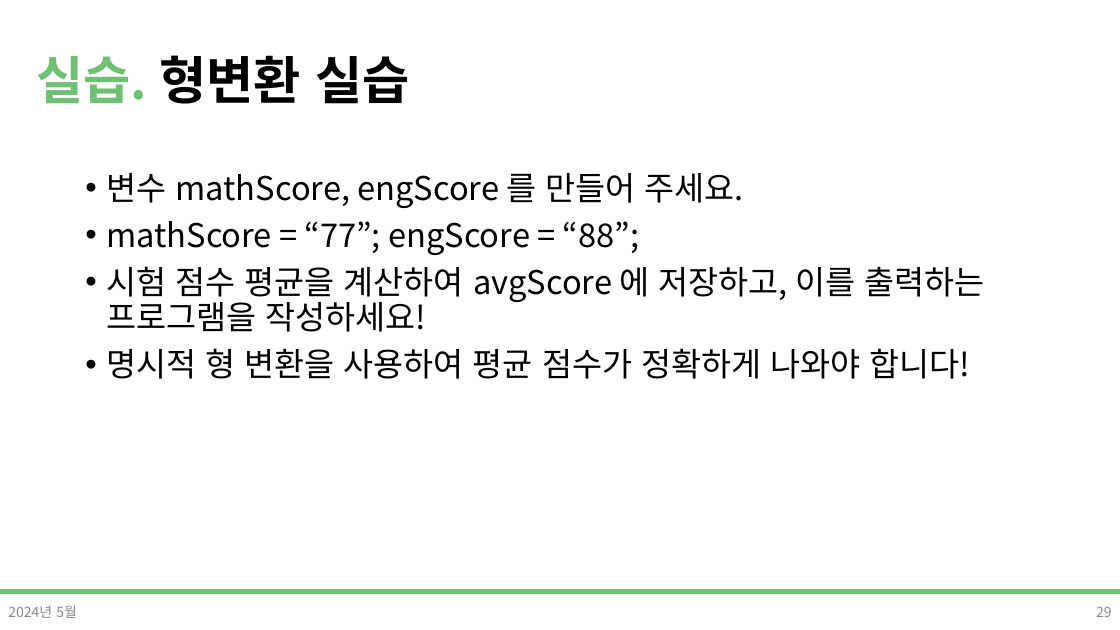
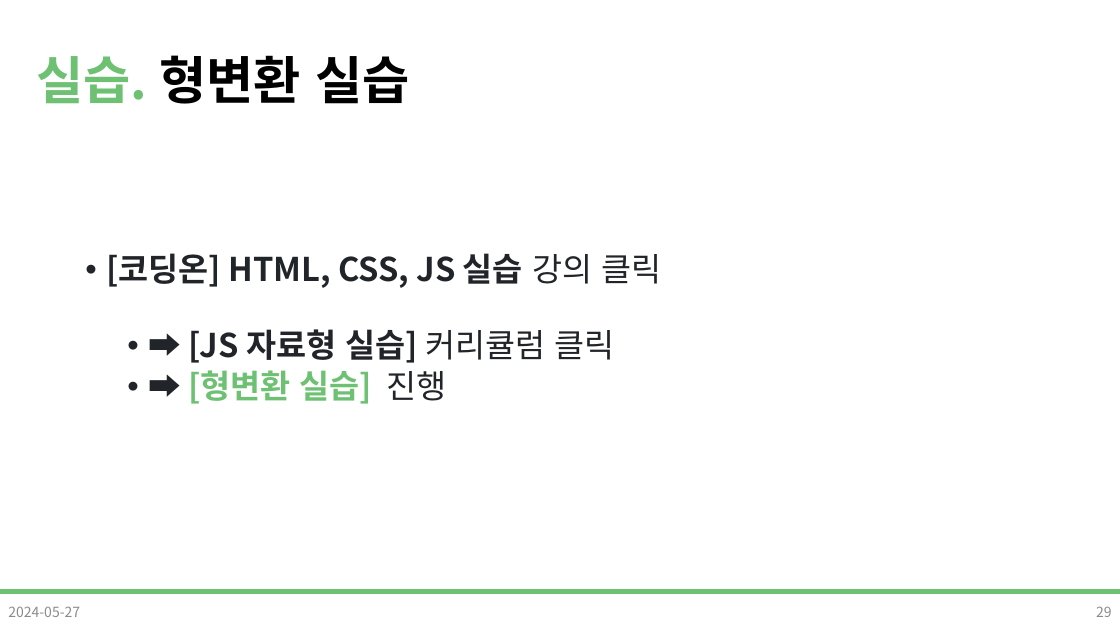
Before and after one commit to DevDamon0527/SeSAC_Yeongdeungpo_Campus_6th, a slide deck: slide 29 of material/[SeSAC_YDP_6] 04_2_Javascript.pptx. Drawn at 1120x630 pixels with LibreOffice and Linux fonts; fonts in the diff are those of the drawing; background and template pictures are left out. Boxes give left, top, right and bottom in pixels: in the first picture for what was removed or moved away, otherwise in the second. Text is boxed around its words. In the diff, an @@ line names an element or a change of style, - is before the commit and + after.

```diff
--- a/material/[SeSAC_YDP_6] 04_2_Javascript.pptx
+++ b/material/[SeSAC_YDP_6] 04_2_Javascript.pptx
@@ text at bbox=[106, 253, 661, 404]: text changed; text colour #000000 to #212529; bold on @@
-• 변수 mathScore, engScore 를 만들어 주세요.
-• mathScore = “77”; engScore = “88”;
-• 시험 점수 평균을 계산하여 avgScore 에 저장하고, 이를 출력하는 프로그램을 작성하세요!
-• 명시적 형 변환을 사용하여 평균 점수가 정확하게 나와야 합니다!
+• [코딩온] HTML, CSS, JS 실습 강의 클릭
+  • ➡ [JS 자료형 실습] 커리큘럼 클릭
+  • ➡ [형변환 실습] 진행
@@ text at bbox=[8, 606, 80, 617]: text changed @@
-2024년 5월
+2024-05-27
```
Also in this commit, not shown: 2 other slides changed, 1 other file.
